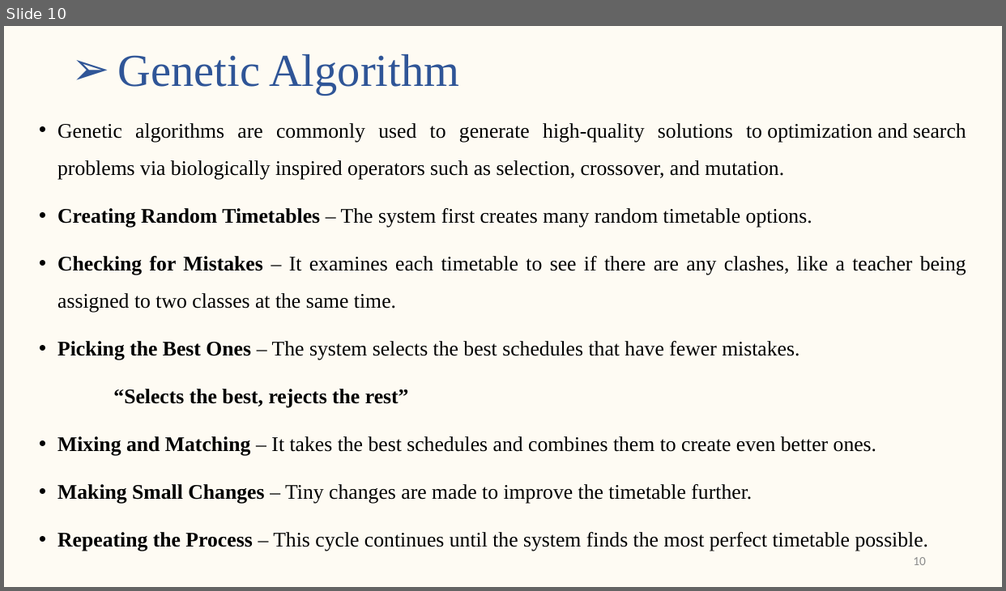
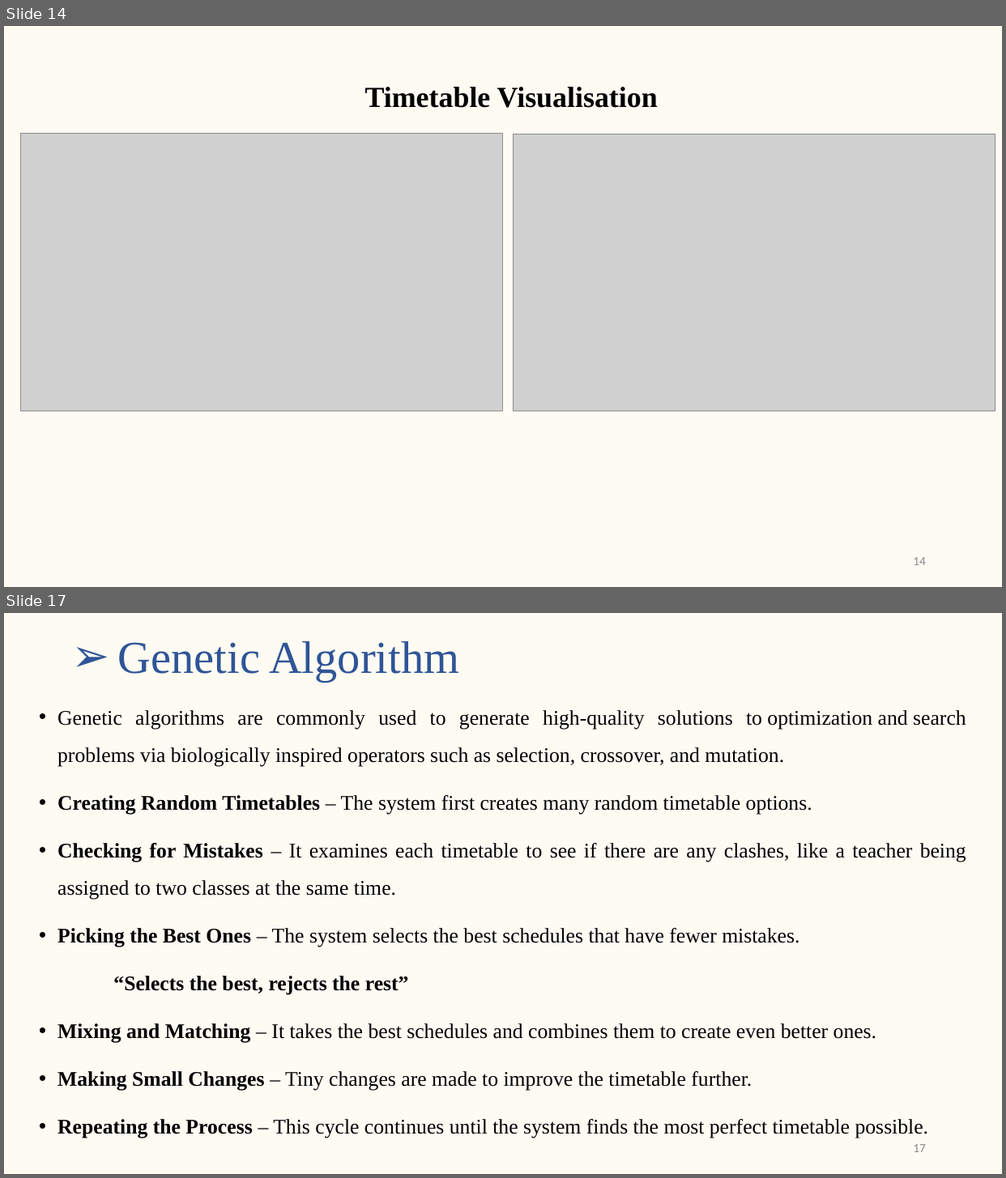
Before and after one commit to gaurav-g-alva/Collection, a slide deck: Project-Complete docs/Synopsis Presentation.pptx. Shown one above the other, each under a label of ours: slide 10 before the commit, slides 14 and 17 after it; the slides between them are not shown. The pictures are 1006x591 and 1006x1178 pixels, drawn with LibreOffice and Linux fonts; fonts in the diff are those of the drawing; grey boxes stand for pictures. Boxes give left, top, right and bottom in pixels: in the first picture for what was removed or moved away, otherwise in the second. Text is boxed around its words. In the diff, an @@ line names an element or a change of style, - is before the commit and + after.

```diff
--- a/Project-Complete docs/Synopsis Presentation.pptx
+++ b/Project-Complete docs/Synopsis Presentation.pptx
@@ slide 14 added at box(4, 26, 1002, 587), background #FEF9E8 at 51% opacity @@
@@ text added at box(365, 87, 658, 108), 28 pt, text #000000, bold @@
+Timetable Visualisation
@@ picture added at box(21, 134, 503, 411) @@
@@ picture added at box(513, 134, 995, 411) @@
@@ page number added at box(913, 557, 926, 565), 12 pt, text #8C8C8C @@
+14
@@ what was slide 10 is now slide 17 @@
@@ page number at box(913, 1144, 926, 1152): text changed @@
-10
+17
```
Also in this commit, not shown: 6 slides changed, 8 other slides added, 2 slides removed, 1 other file.
